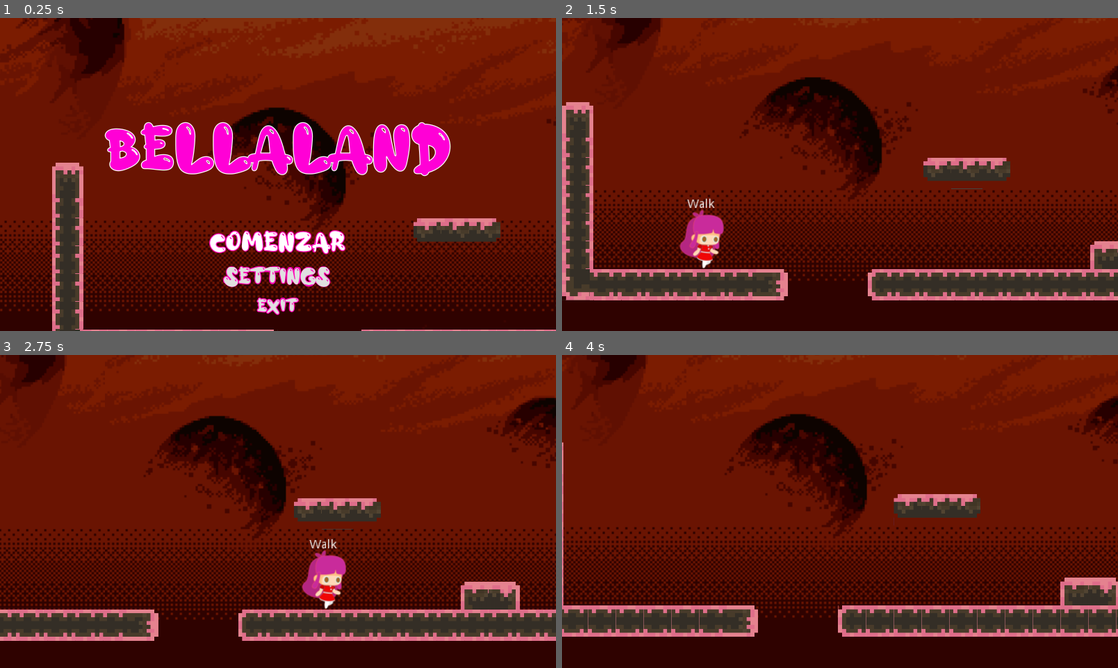
Above: before the commit, frames 1-4 (two rows, left to right).
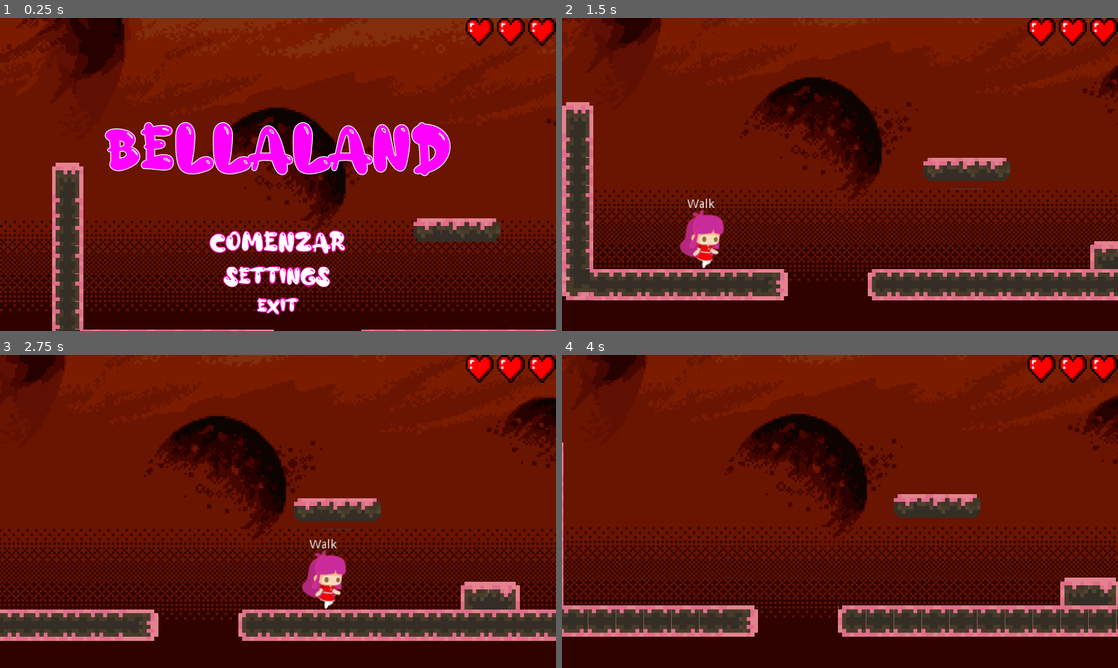
Above: after the commit, the same moments.

Repository: sebastian-sanchez-s/bellaland
Game: Godot game, scene res://src/scn/Bellaland.tscn
The game is run twice, just before and just after one commit, with the same random seed, the same clock (stepped at 60 frames per second) and the same inputs.
Inputs:
- Up to frame 1 (0.25 s): no input
- Up to frame 2 (1.5 s): click "Comenzar" at 0.5 s; hold D (Right_key) from 1.28 s (still down); tap Shift (Run_key) at 1.35 s
- Up to frame 3 (2.75 s): keep holding D (Right_key); tap Space (Jump_key) at 1.52, 2.27 s; tap Shift (Run_key) at 2.1 s
- Up to frame 4 (4 s): release D (Right_key) at 2.78 s; hold Left (Left_key) 2.78-3.53 s; tap Shift (Run_key) at 2.85, 3.6 s; hold D (Right_key) from 3.53 s (still down); tap Space (Jump_key) at 3.77 s

The runs differ from the first frame. In frame 1, 6.7% of the frame differs, in the area x 19-100%, y 0-95%; in frame 2, 1.0%; in frame 3, 1.0%; in frame 4, 1.0%.
Error before the commit: Invalid call to function '_on_NewGame' in base 'CanvasLayer (HUD.gd)'. Expected 0 arguments. (res://src/code/Bellaland.gd:24)

Commit message:
Adding in game hud (lives, time etc), no adds yet, it'll be another branch

Diff:
--- a/src/code/HUD.gd
+++ b/src/code/HUD.gd
@@ -4,14 +4,15 @@
 signal end_game
 
 onready var OutGame = $OutGame
-#onready var InGame  = $InGame
+onready var InGame  = $InGame
 
 func _on_GameOver(msg : String):
-	#InGame.hide()
+	InGame._on_GameOver()
 	OutGame.show_game_over(msg)
 
-func _on_NewGame():
+func _on_NewGame(lives : int):
 	OutGame.show_start_menu()
+	InGame._on_NewGame(lives)
 
 func _on_StartGame():
 	emit_signal("start_game")
--- /dev/null
+++ b/src/code/HUD/InGame.gd
@@ -0,0 +1,17 @@
+extends Node
+
+onready var LivesHolder = $LivesHolder
+onready var HeartIc     = preload("res://res/UI/InGame/ic_lives.png")
+
+func _on_NewGame(lives : int):
+	for _heart in lives:
+		var ic_heart = TextureRect.new()
+		ic_heart.set_texture(HeartIc)
+		LivesHolder.add_child(ic_heart)
+
+func _on_GameOver():
+	pass
+
+func _on_PlayerHit():
+	if LivesHolder.get_child_count():
+		LivesHolder.get_child(0).queue_free()
--- a/src/scn/HUD.tscn
+++ b/src/scn/HUD.tscn
@@ -6,6 +6,7 @@
 [ext_resource path="res://res/sound/GUI_accept.wav" type="AudioStream" id=4]
 [ext_resource path="res://res/fonts/a-alloy-ink-font/AlloyInk-nRLyO.ttf" type="DynamicFontData" id=5]
 [ext_resource path="res://src/code/HUD/OutGame.gd" type="Script" id=6]
+[ext_resource path="res://src/code/HUD/InGame.gd" type="Script" id=7]
 
 [sub_resource type="DynamicFont" id=1]
 size = 70
@@ -44,6 +45,7 @@
 stream = ExtResource( 3 )
 
 [node name="Title" type="Label" parent="OutGame"]
+visible = false
 anchor_left = 0.5
 anchor_right = 0.5
 anchor_bottom = 1.0
@@ -51,7 +53,7 @@
 margin_right = 200.0
 margin_bottom = -49.0
 custom_fonts/font = SubResource( 1 )
-custom_colors/font_color = Color( 1, 0, 0.843137, 1 )
+custom_colors/font_color = Color( 1, 0, 0.682353, 1 )
 text = "Bellaland"
 align = 1
 valign = 1
@@ -61,6 +63,7 @@
 }
 
 [node name="Menu" type="VBoxContainer" parent="OutGame"]
+visible = false
 anchor_left = 0.5
 anchor_top = 1.0
 anchor_right = 0.5
@@ -77,6 +80,7 @@
 margin_bottom = 36.0
 custom_fonts/font = SubResource( 2 )
 custom_colors/font_color = Color( 1, 1, 1, 1 )
+custom_colors/font_color_hover = Color( 0.541176, 0.0117647, 0.0117647, 1 )
 text = "Comenzar"
 flat = true
 __meta__ = {
@@ -88,6 +92,8 @@
 margin_right = 170.0
 margin_bottom = 73.0
 custom_fonts/font = SubResource( 3 )
+custom_colors/font_color = Color( 1, 1, 1, 1 )
+custom_colors/font_color_hover = Color( 0.541176, 0.0117647, 0.0117647, 1 )
 text = "Settings"
 
 [node name="Exit" type="Button" parent="OutGame/Menu"]
@@ -95,8 +101,24 @@
 margin_right = 170.0
 margin_bottom = 103.0
 custom_fonts/font = SubResource( 4 )
+custom_colors/font_color = Color( 1, 1, 1, 1 )
+custom_colors/font_color_hover = Color( 0.541176, 0.0117647, 0.0117647, 1 )
+custom_colors/font_color_pressed = Color( 0, 0, 0, 1 )
 text = "Exit"
 flat = true
+
+[node name="InGame" type="Node" parent="."]
+script = ExtResource( 7 )
+
+[node name="LivesHolder" type="HBoxContainer" parent="InGame"]
+anchor_left = 1.0
+anchor_right = 1.0
+margin_left = -40.0
+margin_bottom = 40.0
+grow_horizontal = 0
+__meta__ = {
+"_edit_use_anchors_": false
+}
 [connection signal="exit" from="OutGame" to="." method="_on_ExitGame"]
 [connection signal="start" from="OutGame" to="." method="_on_StartGame"]
 [connection signal="pressed" from="OutGame/Menu/Start" to="OutGame" method="_on_StartBtn_pressed"]
Not shown: 1 places in src/scn/HUD.tscn that only renumber resources
